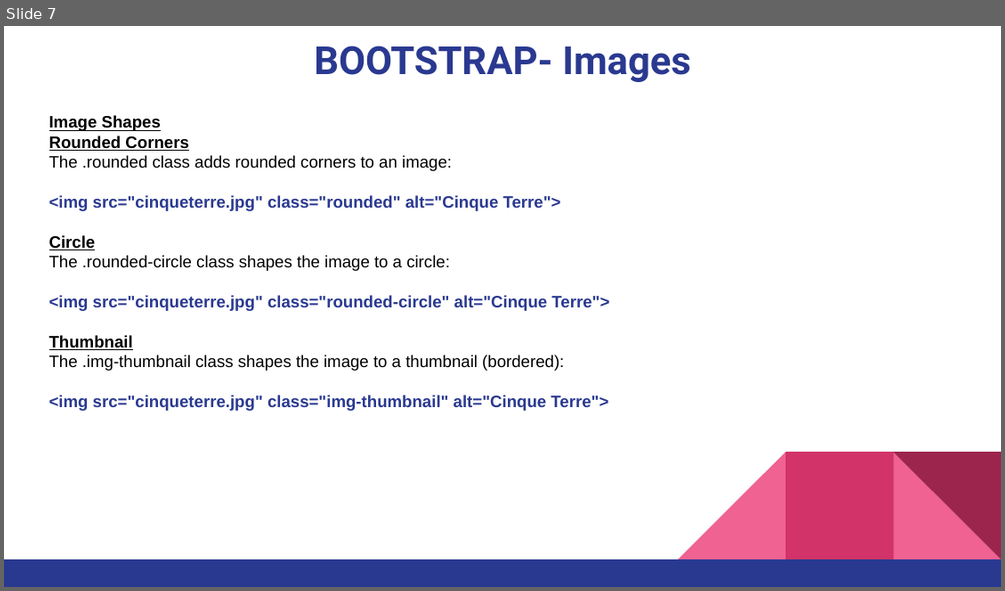
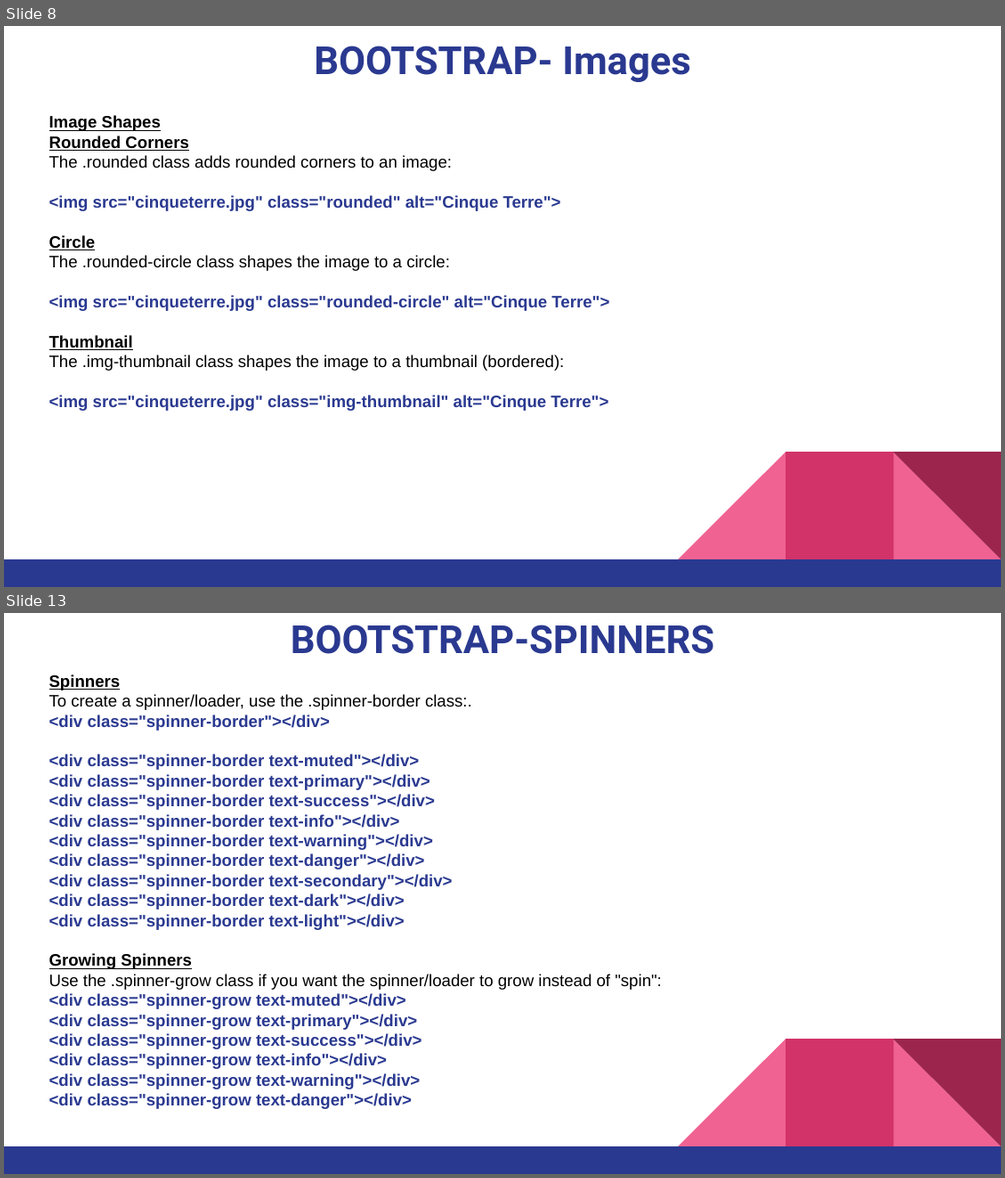
Before and after one commit to pnytrainingrepo/Webdevelopment, a slide deck: Bootstrap.pptx. Shown one above the other, each under a label of ours: slide 7 before the commit, slides 8 and 13 after it; the slides between them are not shown. The pictures are 1005x591 and 1005x1178 pixels, drawn with LibreOffice and Linux fonts; fonts in the diff are those of the drawing. Boxes give left, top, right and bottom in pixels: in the first picture for what was removed or moved away, otherwise in the second. Text is boxed around its words. In the diff, an @@ line names an element or a change of style, - is before the commit and + after.

```diff
--- a/Bootstrap.pptx
+++ b/Bootstrap.pptx
@@ slide 13 added at box(4, 613, 1001, 1174), background #FFFFFF; not listed: 5 template elements that a slide beside it also shows @@
@@ title added at box(291, 625, 714, 654), 28 pt, text #2A3990, bold @@
+BOOTSTRAP-SPINNERS
@@ text added at box(49, 674, 662, 1109), 12 pt, text #2A3990, bold @@
+Spinners
+To create a spinner/loader, use the .spinner-border class:.
+<div class="spinner-border"></div>
+<div class="spinner-border text-muted"></div>
+<div class="spinner-border text-primary"></div>
+<div class="spinner-border text-success"></div>
+<div class="spinner-border text-info"></div>
+<div class="spinner-border text-warning"></div>
+<div class="spinner-border text-danger"></div>
+<div class="spinner-border text-secondary"></div>
+<div class="spinner-border text-dark"></div>
+<div class="spinner-border text-light"></div>
+Growing Spinners
+Use the .spinner-grow class if you want the spinner/loader to grow instead of "spin":
+<div class="spinner-grow text-muted"></div>
+<div class="spinner-grow text-primary"></div>
+<div class="spinner-grow text-success"></div>
+<div class="spinner-grow text-info"></div>
+<div class="spinner-grow text-warning"></div>
+<div class="spinner-grow text-danger"></div>
@@ what was slide 7 is now slide 8 @@
```
Also in this commit, not shown: 1 slide changed, 10 other slides added, 1 slide removed, 25 other files.
